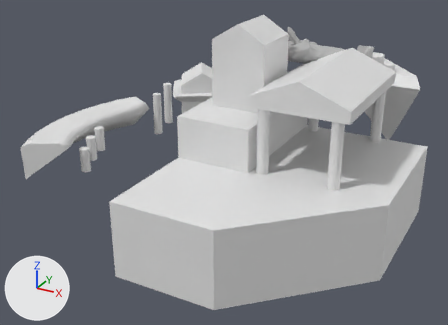
Before and after pictures for a commit that changed the Blender file Assets/My Assets/Art/WholeSceneBlockout/WholeSceneBlockout.blend.
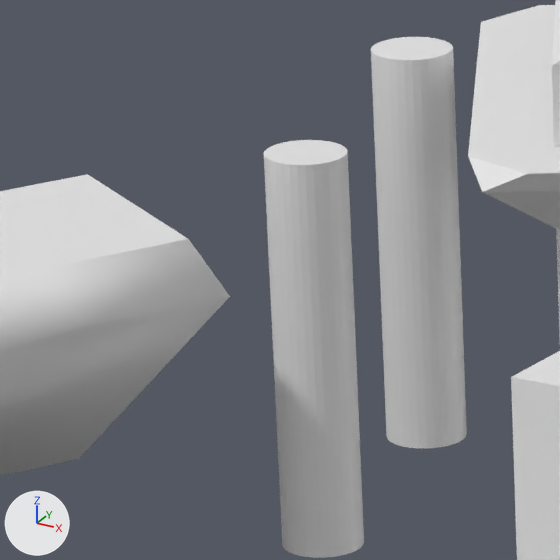
The first picture shows the older version from a 50 mm camera at (58.8, -100.0, 49.8) aimed at (4.9, -2.1, 0.8). The close-ups show both versions on the part from 28% to 41% of the width and 24% to 41% of the height of that picture; other places that the commit changed are outside them. Lighting does not change. The marker at lower left points along +X, +Y and +Z.

Script lines for the objects in view, before the commit:
```python
me_ledge_largerock = bpy.data.meshes.new('Ledge_LargeRock')
me_ledge_largerock.from_pydata(...)  # 22 vertices, 20 faces; spans x -20.3..16.9, y -40.9..4.7, z -6.7..14.3
me_stand_house_ledge = bpy.data.meshes.new('Stand_House_Ledge')
me_stand_house_ledge.from_pydata(...)  # 14 vertices, 12 faces; spans x -6.65..6.65, y -2.0..0.0, z -2.0..0.0
me_stand_pillar_10m = bpy.data.meshes.new('Stand_Pillar_10m')
me_stand_pillar_10m.from_pydata(...)  # a 32-sided cylinder along z spanning x -1.0..1.0, y -1.0..1.0, z 0.0..10.0
ob_ledge_largerock = bpy.data.objects.new('Ledge_LargeRock', me_ledge_largerock)
ob_ledge_largerock.location = (23.73, 5.72, 0.05)
ob_stand_house_ledge_001 = bpy.data.objects.new('Stand_House_Ledge.001', me_stand_house_ledge)
ob_stand_house_ledge_001.location = (-14.28, 22.22, 5.4)
ob_stand_house_ledge_001.rotation_euler = (0.0, 0.0, 0.549)  # degrees (0, 0, 31)
ob_stand_pillar_10m_001 = bpy.data.objects.new('Stand_Pillar_10m.001', me_stand_pillar_10m)
ob_stand_pillar_10m_001.location = (-24.99, 23.34, -4.08)
# also in view: 'Floor_Torus_1' at (-30.6, 0.0, -0.5); 'Stand_House_15ft.001' at (-16.9, 26.5, 2.9); 'Stand_House_Ledge.002' at (-22.3, 23.0, 4.4); 'Stand_Pillar_10m' at (-25.2, 19.0, -0.6)
```
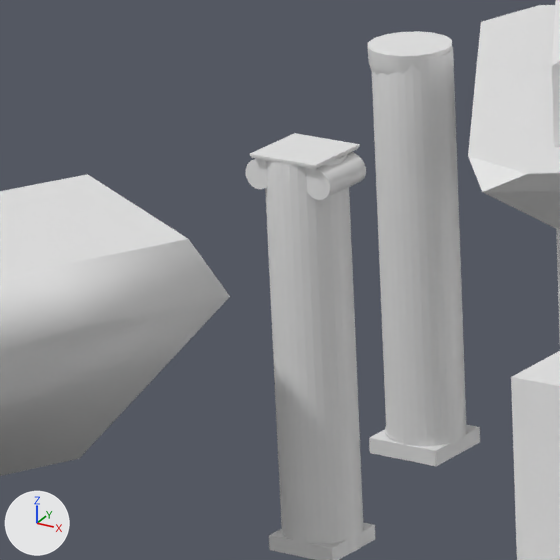
What differs and where, as boxes [x1, y1, x2, y2] in the close-ups (560 x 560 px):
'ClassicColumnPillarB_LOD 1', added
    after: [246, 133, 375, 560]
    faces in mat_cccap_2 (its picture is missing): [246, 133, 366, 200]
    faces in mat_ccpillar (its picture is missing): [269, 523, 375, 560]
'ClassicColumnA_LOD 1', added
    after: [367, 31, 480, 466]

The change, as a list of edits to the scene's bpy script:
```text
Add mat_ccpillar:
    mat_ccpillar = principled_material('CCPillar')
    mat_ccpillar.base_color = (0.8, 0.8, 0.8)  # white #e7e7e7
Add mat_cccap_2:
    mat_cccap_2 = principled_material('CCCap_2')
    mat_cccap_2.base_color = (0.8, 0.8, 0.8)  # white #e7e7e7
Add me_classiccolumnpillarb_lod_1:
    me_classiccolumnpillarb_lod_1.from_pydata(...)  # 408 vertices, 366 faces; spans x -1.09..1.09, y 0.01..9.07, z -0.84..0.84
    # faces by material slot: [310, 56]
    me_classiccolumnpillarb_lod_1.materials.append(mat_ccpillar)  # its picture is missing
    me_classiccolumnpillarb_lod_1.materials.append(mat_cccap_2)  # its picture is missing
Add me_classiccolumna_lod_1:
    me_classiccolumna_lod_1.from_pydata(...)  # 360 vertices, 343 faces; spans x -0.87..0.87, y 0.01..8.8, z -0.9..0.9
    me_classiccolumna_lod_1.materials.append(mat_ccpillar)  # its picture is missing
Add ob_classiccolumnpillarb_lod_1:
    ob_classiccolumnpillarb_lod_1 = bpy.data.objects.new('ClassicColumnPillarB_LOD 1', me_classiccolumnpillarb_lod_1)
    ob_classiccolumnpillarb_lod_1.location = (-25.2, 18.95, -5.59)
    ob_classiccolumnpillarb_lod_1.rotation_euler = (1.571, 0.0, 0.0)  # degrees (90, 0, 0)
    ob_classiccolumnpillarb_lod_1.scale = (1.12, 1.12, 1.12)
Add ob_classiccolumna_lod_1:
    ob_classiccolumna_lod_1 = bpy.data.objects.new('ClassicColumnA_LOD 1', me_classiccolumna_lod_1)
    ob_classiccolumna_lod_1.location = (-25.04, 23.33, -4.44)
    ob_classiccolumna_lod_1.rotation_euler = (1.571, 0.0, 0.0)  # degrees (90, 0, 0)
    ob_classiccolumna_lod_1.scale = (1.19, 1.19, 1.19)
```
